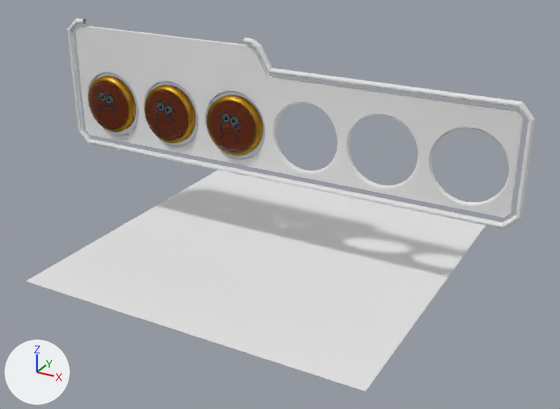
An edit to the Blender file SourceFiles/SelectPainScale.blend, drawn before and after from the same camera.
Both versions are drawn from a 50 mm lens placed at (7.54, -13.51, 7.85), pointed at (0.31, -0.36, 1.27). The axes (+X, +Y, +Z) are drawn at lower left. The lights are the same throughout.

In view in the first picture: 'Emoji-Glass', 'Emoji-Glass.001', 'Emoji-Glass.002', 'Emoji-Holder', 'Emoji-Holder.001', 'Emoji-Holder.002', 'Plane', 'Plane.001', 'Plane.002'.
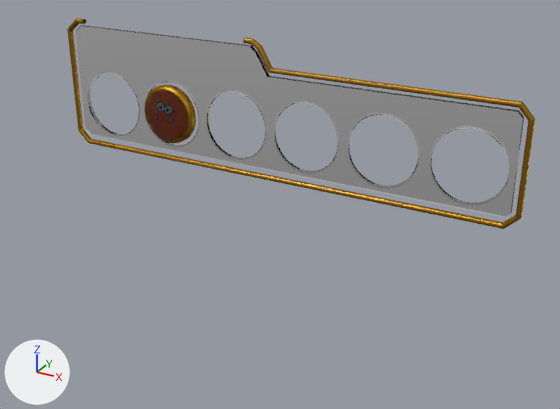
Edits to the bpy script that builds the scene:
```text
Add me_mesh:
    me_mesh.from_pydata(...)  # 1326 vertices, 1439 faces; spans x -5.22..5.22, y -1.21..1.74, z -0.11..0.07
    # faces by material slot: [460, 979]
    me_mesh.materials.append(mat_gold)
    me_mesh.materials.append(mat_glass)
Remove ob_emoji_glass_002:
    ob_emoji_glass_002 = bpy.data.objects.new('Emoji-Glass.002', me_circle_025)
    ob_emoji_glass_002.location = (-0.82, -0.26, 2.81)
    ob_emoji_glass_002.rotation_euler = (1.571, 0.0, 12.62)  # degrees (90, 0, 3)
    ob_emoji_glass_002.scale = (0.613, 0.613, 0.613)
Remove ob_emoji_holder_002:
    ob_emoji_holder_002 = bpy.data.objects.new('Emoji-Holder.002', me_circle_024)
    ob_emoji_holder_002.location = (-0.82, -0.26, 2.81)
    ob_emoji_holder_002.rotation_euler = (1.571, 0.0, 12.62)  # degrees (90, 0, 3)
    ob_emoji_holder_002.scale = (0.613, 0.613, 0.613)
Change ob_plane_002:
    ob_plane_002: bpy.data.objects.new('Plane.002', cu_plane_002) -> bpy.data.objects.new('Plane.002', me_mesh)
Remove ob_plane_001:
    ob_plane_001 = bpy.data.objects.new('Plane.001', me_plane_001)
    ob_plane_001.location = (0.01, -0.16, 2.95)
    ob_plane_001.rotation_euler = (1.571, 0.0, 0.0)  # degrees (90, 0, 0)
Remove ob_plane:
    ob_plane = bpy.data.objects.new('Plane', me_plane)
    ob_plane.location = (0.0, 0.0, 0.0)
    ob_plane.scale = (3.77, 3.77, 3.77)
Remove ob_emoji_glass:
    ob_emoji_glass = bpy.data.objects.new('Emoji-Glass', me_circle_012)
    ob_emoji_glass.location = (-4.11, -0.26, 2.81)
    ob_emoji_glass.rotation_euler = (1.571, 0.0, 0.0)  # degrees (90, 0, 0)
    ob_emoji_glass.scale = (0.613, 0.613, 0.613)
Remove ob_emoji_holder:
    ob_emoji_holder = bpy.data.objects.new('Emoji-Holder', me_circle_010)
    ob_emoji_holder.location = (-4.11, -0.26, 2.81)
    ob_emoji_holder.rotation_euler = (1.571, 0.0, 0.0)  # degrees (90, 0, 0)
    ob_emoji_holder.scale = (0.613, 0.613, 0.613)
```

Where the change shows, as pixel boxes [x1, y1, x2, y2] in the pictures (560 x 409 px):
'Plane', deleted: before [26, 170, 485, 391]
'Plane.001', deleted: before [76, 25, 524, 218]
'Emoji-Glass.002', deleted: before [208, 101, 256, 153]
'Emoji-Glass', deleted: before [89, 81, 128, 129]
'Emoji-Holder.002', deleted: before [206, 95, 263, 156]
'Emoji-Holder', deleted: before [88, 76, 136, 132]
